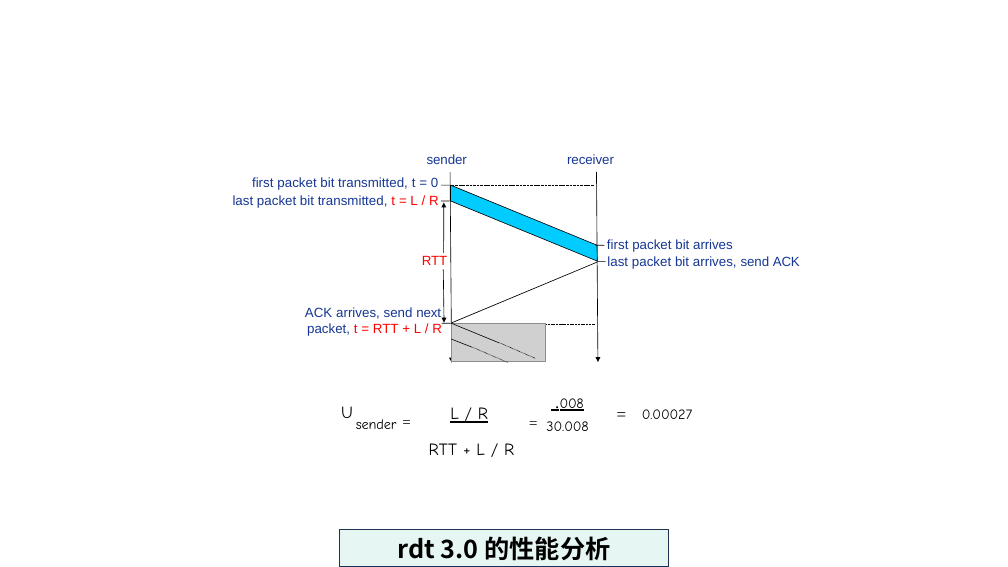
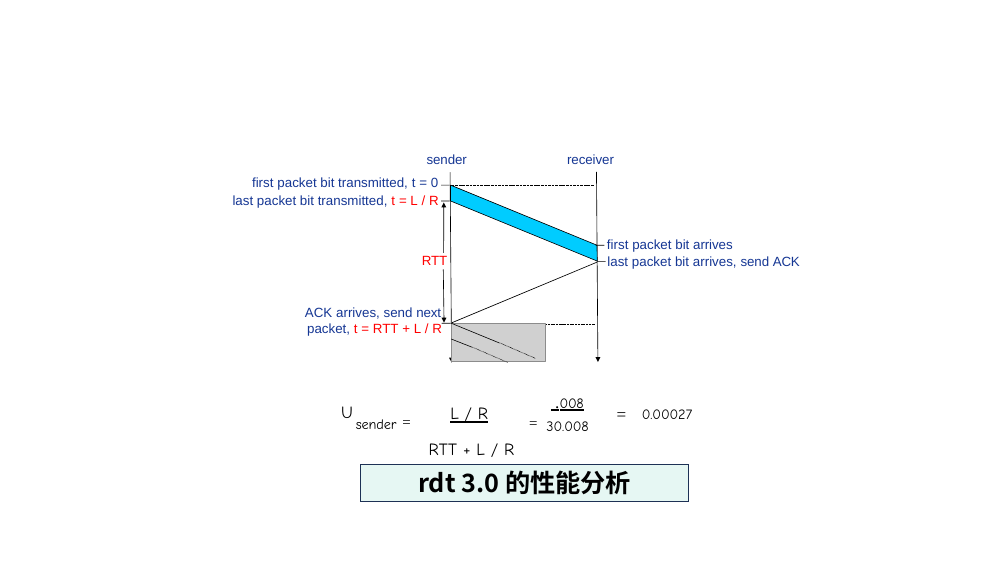
Before and after one commit to guofei9987/a, a slide deck: slide 25 of computer/network/计算机网络-素材.pptx (slide 26 before the commit). Drawn at 1008x567 pixels with LibreOffice and Linux fonts; fonts in the diff are those of the drawing; grey boxes stand for pictures. Boxes give left, top, right and bottom in pixels: in the first picture for what was removed or moved away, otherwise in the second. Text is boxed around its words. In the diff, an @@ line names an element or a change of style, - is before the commit and + after.

```diff
--- a/computer/network/计算机网络-素材.pptx
+++ b/computer/network/计算机网络-素材.pptx
@@ rectangle "rdt 3.0 的性能分析" moved from (x1=340, y1=530, x2=668, y2=566) to (x1=361, y1=464, x2=690, y2=501) @@
```
Also in this commit, not shown: 4 other slides changed, 1 slide removed, 8 other files.
